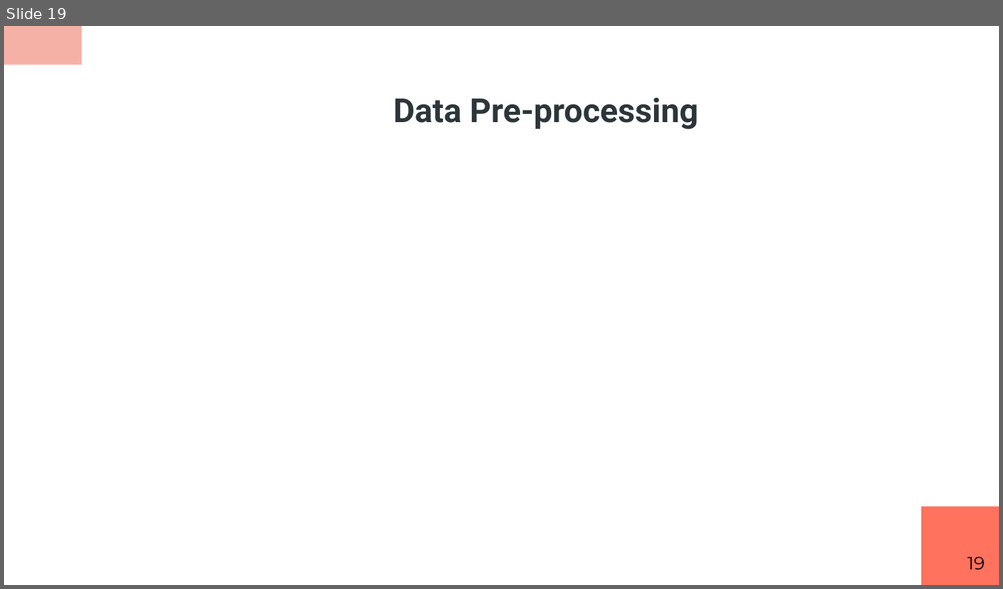
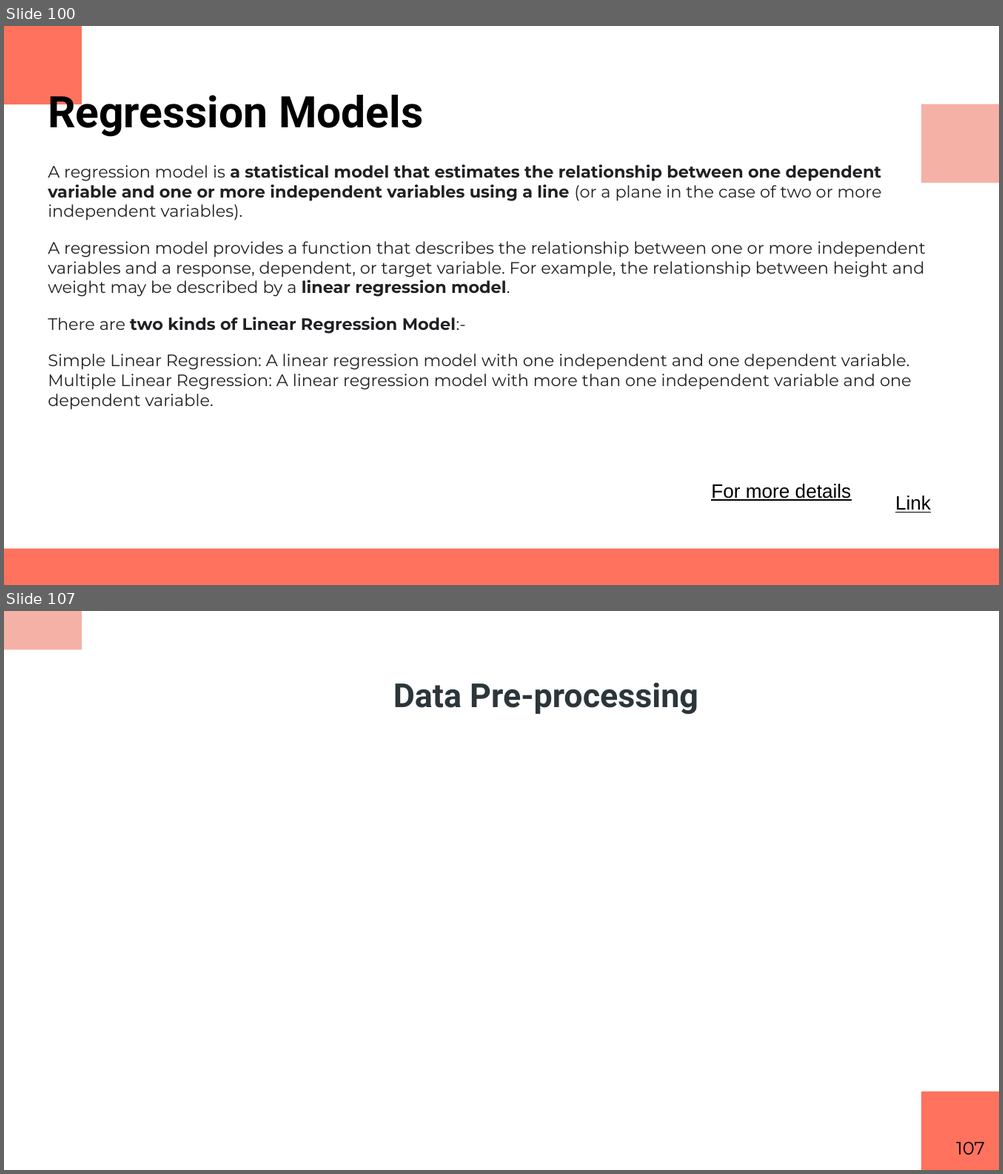
Before and after one commit to RashmivernekarN/ai_with_python_keonics, a slide deck: Module3/Business Statistics.pptx. Shown one above the other, each under a label of ours: slide 19 before the commit, slides 100 and 107 after it; the slides between them are not shown. The pictures are 1003x589 and 1003x1174 pixels, drawn with LibreOffice and Linux fonts; fonts in the diff are those of the drawing. Boxes give left, top, right and bottom in pixels: in the first picture for what was removed or moved away, otherwise in the second. Text is boxed around its words. In the diff, an @@ line names an element or a change of style, - is before the commit and + after.

```diff
--- a/Module3/Business Statistics.pptx
+++ b/Module3/Business Statistics.pptx
@@ slide 100 added at [4,26,999,585], background #FFFFFF @@
@@ rectangle added at [4,26,82,104], fill #FF725E @@
@@ title added at [48,87,423,137], 31.5 pt, text #000000, bold @@
+Regression Models
@@ rectangle added at [921,104,999,183], fill #F6B1A7 @@
@@ text added at [48,164,925,410], 12 pt, text #202124 @@
+A regression model is a statistical model that estimates the relationship between one dependent variable and one or more independent variables using a line (or a plane in the case of two or more independent variables).
+A regression model provides a function that describes the relationship between one or more independent variables and a response, dependent, or target variable. For example, the relationship between height and weight may be described by a linear regression model.
+There are two kinds of Linear Regression Model:-
+Simple Linear Regression: A linear regression model with one independent and one dependent variable. Multiple Linear Regression: A linear regression model with more than one independent variable and one dependent variable.
@@ text added at [711,484,851,501], 14 pt, text #000000, underline @@
+For more details
@@ text added at [895,496,930,513], 14 pt, text #000000, underline @@
+Link
@@ rectangle added at [4,549,999,585], fill #FF725E @@
@@ what was slide 19 is now slide 107 @@
@@ page number at [956,1142,984,1155]: text changed @@
-19
+107
```
Also in this commit, not shown: 6 slides changed, 88 other slides added, 1 slide removed, 6 other files.
